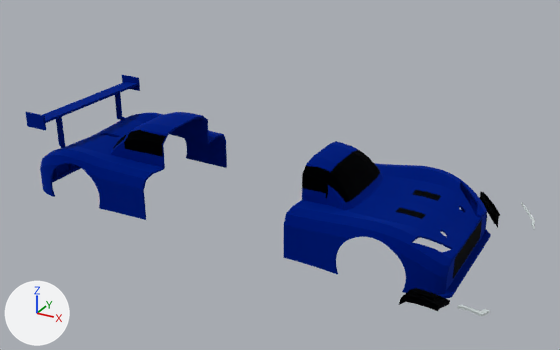
Two versions of the glTF model assets/sophikart.glb, one commit apart.
One viewpoint serves both versions: a camera (50 mm lens) standing at (452.0, -748.0, 530.0) and looking at (43.0, -5.0, 159.0). The lights are fixed; the arrows at lower left show +X, +Y and +Z. The first picture is the older version. Both versions are drawn at frame 72 of the action 'Exploded view'; the numbers are the values there. Vertices at exactly the same position are counted once.

In view in the first picture: 'Track_Front_Module', 'Track_Front_Module_PaintMask_Track_Front_Grille', 'Track_Front_Module_PaintMask_Track_Side_Window_R_Segment_02', 'Track_Front_Module_PaintMask_Track_Windscreen_Graphic', 'Track_Headlamp_Housing_R', 'Track_Rear_Module', 'Track_Rear_Module_PaintMask_Track_Side_Window_R_Segment_02' and 5 more.
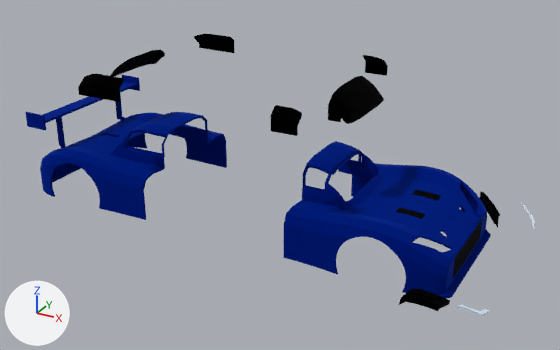
What differs and where, as boxes [x1, y1, x2, y2] in the pictures (560 x 350 px):
'Track_Windscreen_Front_Insert', added (black): after [328, 76, 384, 124]
'Track_Front_Module_PaintMask_Track_Windscreen_Graphic', deleted (black): before [326, 150, 380, 202]
'Track_Side_Window_R_Segment_02_Rear_Insert', added (black): after [78, 74, 124, 102]
'Track_Rear_Module_PaintMask_Track_Side_Window_R_Segment_02', deleted (black): before [124, 130, 166, 157]
'Track_Side_Window_R_Segment_02_Front_Insert', added (black): after [271, 105, 302, 136]
'Track_Front_Module_PaintMask_Track_Side_Window_R_Segment_02', deleted (black): before [302, 166, 330, 193]
'Track_Rear_Window_Rear_Insert', added (black): after [110, 49, 165, 77]
'Track_Side_Window_L_Segment_01_Rear_Insert', added (black): after [194, 34, 235, 53]
'Track_Side_Window_L_Segment_01_Front_Insert', added: after [363, 55, 388, 76]
part 1 of me_track_front_module, cut back: before [308, 185, 345, 210]; after [303, 143, 384, 210]

The change in detail:
me_track_front_module is used by ob_track_front_module; parent ob_track_exterior_only; location (95.0, -100.0, 0.0).
me_track_front_module had 2635 vertices, 5319 faces and spanned x 0.0..185.0, y -100.0..0.0, z -98.0..98.0.
me_track_front_module now has 3135 vertices, 6322 faces and spans x 0.0..185.0, y -100.0..0.0, z -98.0..98.0.
me_track_front_module part 1: 9 vertices moved from x 10.0..50.0, y -93.0..-70.0, z -52.0..47.0 to x 3.0..54.0, y -91.0..-66.0, z -52.0..49.0; 126 vertices removed from x 0.0..59.0, y -97.0..-58.0, z -51.0..52.0; 626 vertices added at x 0.0..58.0, y -97.0..-60.0, z -52.0..52.0.
Other edits to the shape of me_track_front_module do not show in these pictures.
Mesh me_track_side_window_l_segment_01_front_insert is new.
It has 35 vertices, 66 faces and spans x 0.3..28.9, y -94.9..-71.1, z 38.0..49.5.
It uses material mat_mat_3 (black #030406).
Mesh me_track_side_window_r_segment_02_front_insert is new.
It has 35 vertices, 66 faces and spans x 0.3..28.9, y -94.9..-71.1, z -49.5..-38.0.
It uses material mat_mat_3 (black #030406).
Mesh me_track_windscreen_front_insert is new.
It has 131 vertices, 258 faces and spans x 29.0..57.3, y -94.7..-65.5, z -48.5..48.5.
It uses material mat_mat_3 (black #030406).
Mesh me_track_side_window_l_segment_01_rear_insert is new.
It has 46 vertices, 88 faces and spans x -57.2..-0.4, y -94.9..-71.1, z 38.0..51.3.
It uses material mat_mat_3 (black #030406).
Mesh me_track_side_window_r_segment_02_rear_insert is new.
It has 47 vertices, 90 faces and spans x -57.2..-0.4, y -94.9..-71.1, z -51.3..-38.0.
It uses material mat_mat_3 (black #030406).
Mesh me_track_rear_window_rear_insert is new.
It has 66 vertices, 128 faces and spans x -89.0..-62.1, y -89.2..-63.6, z -47.5..47.5.
It uses material mat_mat_3 (black #030406).
Object 'Track_Front_Module_PaintMask_Track_Windscreen_Graphic' (ob_track_front_module_paintmask_track_windscreen_graphic) is deleted.
Object 'Track_Rear_Module_PaintMask_Track_Side_Window_R_Segment_02' (ob_track_rear_module_paintmask_track_side_window_r_segment_02) is deleted.
Object 'Track_Front_Module_PaintMask_Track_Side_Window_R_Segment_02' (ob_track_front_module_paintmask_track_side_window_r_segment_02) is deleted.
Object 'Track_Side_Window_L_Segment_01_Front_Insert' (ob_track_side_window_l_segment_01_front_insert) is new; it shows me_track_side_window_l_segment_01_front_insert.
Its parent is ob_track_exterior_only.
Its location is (95.0, -190.0, 70.0).
Object 'Track_Side_Window_R_Segment_02_Front_Insert' (ob_track_side_window_r_segment_02_front_insert) is new; it shows me_track_side_window_r_segment_02_front_insert.
Its parent is ob_track_exterior_only.
Its location is (95.0, -190.0, -70.0).
Object 'Track_Windscreen_Front_Insert' (ob_track_windscreen_front_insert) is new; it shows me_track_windscreen_front_insert.
Its parent is ob_track_exterior_only.
Its location is (95.0, -190.0, 0.0).
Object 'Track_Side_Window_L_Segment_01_Rear_Insert' (ob_track_side_window_l_segment_01_rear_insert) is new; it shows me_track_side_window_l_segment_01_rear_insert.
Its parent is ob_track_exterior_only.
Its location is (-95.0, -190.0, 70.0).
Object 'Track_Side_Window_R_Segment_02_Rear_Insert' (ob_track_side_window_r_segment_02_rear_insert) is new; it shows me_track_side_window_r_segment_02_rear_insert.
Its parent is ob_track_exterior_only.
Its location is (-95.0, -190.0, -70.0).
Object 'Track_Rear_Window_Rear_Insert' (ob_track_rear_window_rear_insert) is new; it shows me_track_rear_window_rear_insert.
Its parent is ob_track_exterior_only.
Its location is (-95.0, -190.0, 0.0).
